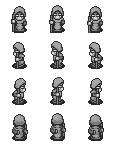
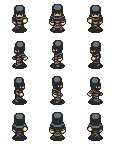
The second (114, 144) image is a revision of the first. Changes to its layers:
added layer "executioner outline" above "executioner fill" over box(12, 4, 103, 141)
added layer "executioner fill" above "townie 3 outline" over box(12, 4, 103, 141)
hid "elder 3 outline" over box(11, 5, 104, 141)
hid "elder 3 fill" over box(11, 5, 104, 141)
